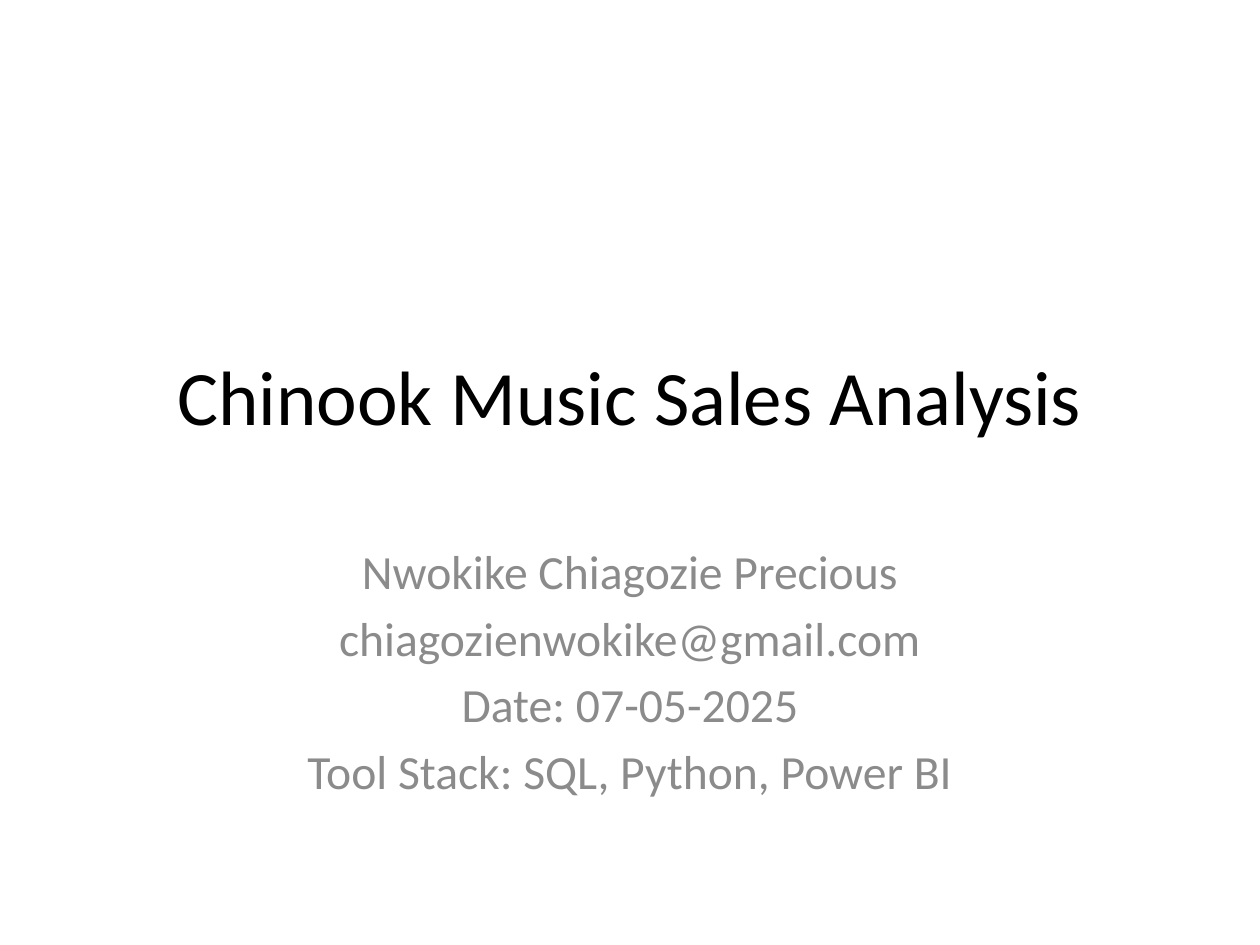
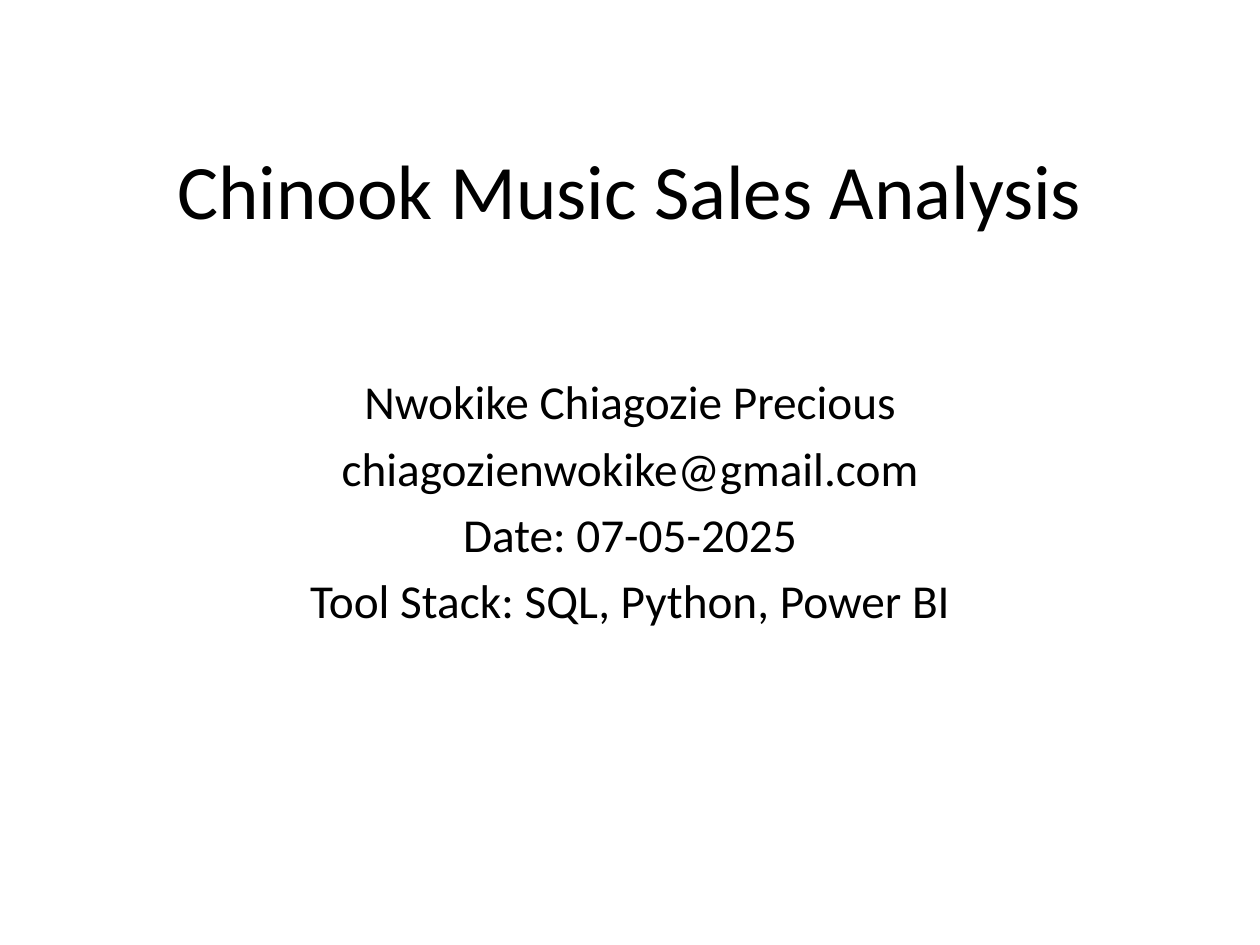
Before and after one commit to Agonwa/Chinook_Music_Sales_Analysis, a slide deck: slide 1 of Power_Point/Power_Point_Presentation.pptx. Drawn at 1260x945 pixels with LibreOffice and Linux fonts; fonts in the diff are those of the drawing. Boxes give left, top, right and bottom in pixels: in the first picture for what was removed or moved away, otherwise in the second. Text is boxed around its words. In the diff, an @@ line names an element or a change of style, - is before the commit and + after.

Commit message:
Refine PowerPoint: unified fonts and headings

```diff
--- a/Power_Point/Power_Point_Presentation.pptx
+++ b/Power_Point/Power_Point_Presentation.pptx
@@ title "Chinook Music Sales Analysis": place and size @@
-title "Chinook Music Sales Analysis" at bbox=[177, 371, 1081, 438]
+title "Chinook Music Sales Analysis" at bbox=[177, 165, 1081, 232]
@@ subtitle "Nwokike Chiagozie Precious": place and size @@
-subtitle "Nwokike Chiagozie Precious" at bbox=[307, 556, 952, 797]
+subtitle "Nwokike Chiagozie Precious" at bbox=[310, 386, 950, 626]
@@ subtitle "Nwokike Chiagozie Precious" at bbox=[310, 386, 950, 626]: size 27.2 to 27 pt, text colour #8C8C8C to #000000 @@
```
Also in this commit, not shown: 8 other slides changed.
